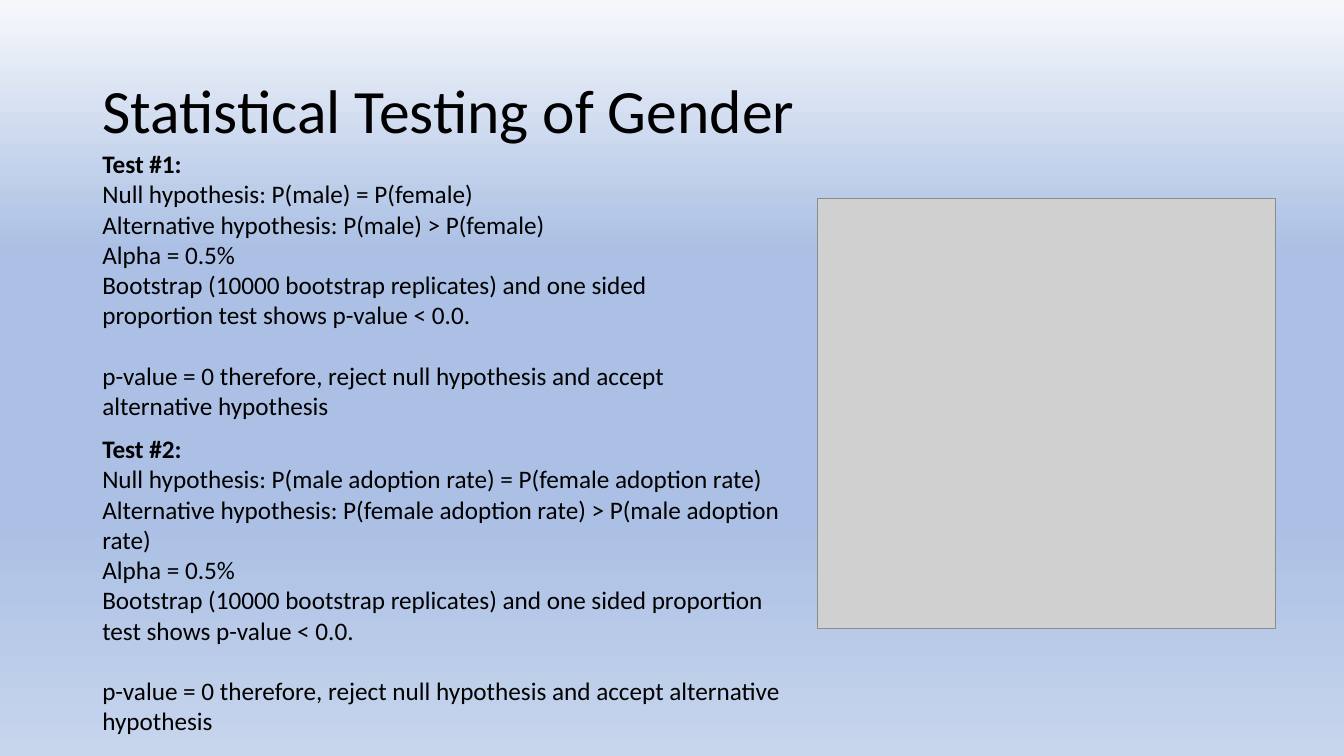
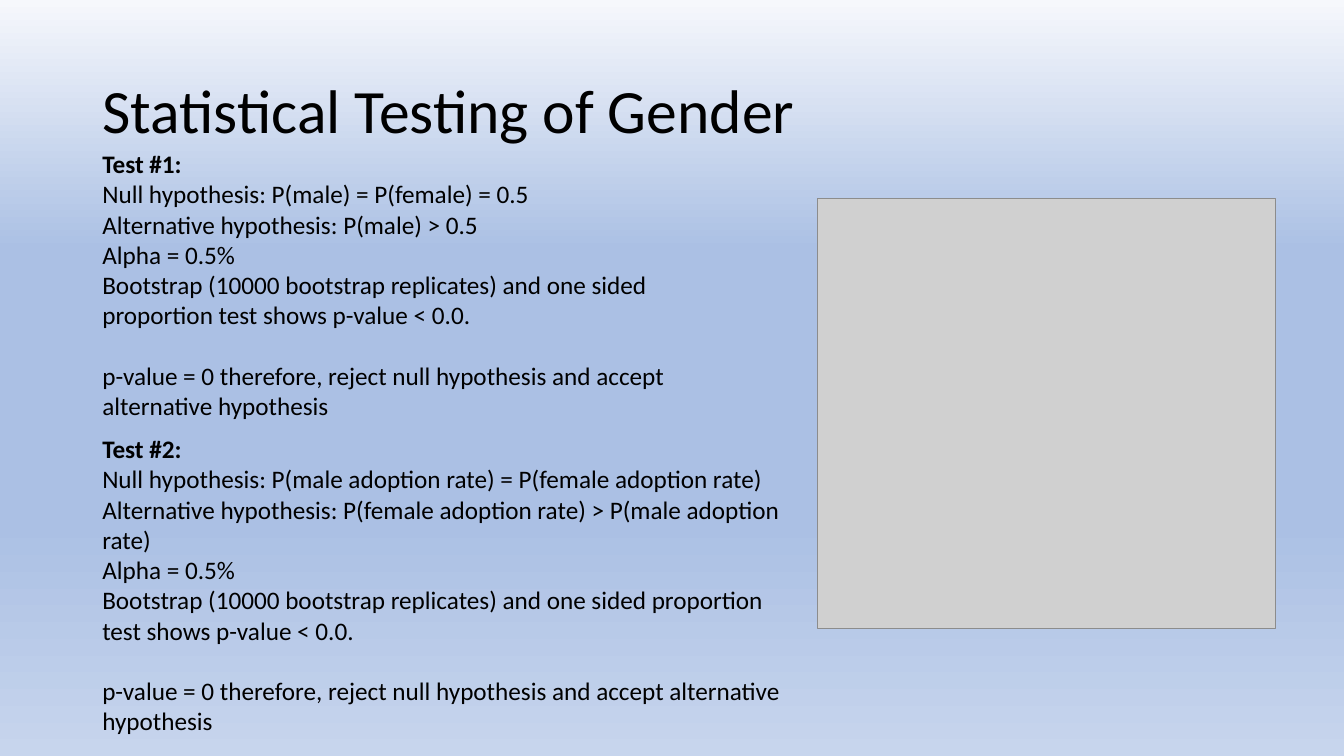
Before and after one commit to activerabbit/Springboard, a slide deck: slide 10 of Project/Presentation.pptx (slide 11 before the commit). Drawn at 1344x756 pixels with LibreOffice and Linux fonts; fonts in the diff are those of the drawing; grey boxes stand for pictures. Boxes give left, top, right and bottom in pixels: in the first picture for what was removed or moved away, otherwise in the second. Text is boxed around its words. In the diff, an @@ line names an element or a change of style, - is before the commit and + after.

```diff
--- a/Project/Presentation.pptx
+++ b/Project/Presentation.pptx
@@ text at <box>102,184,529,238</box>: text changed @@
-Null hypothesis: P(male) = P(female)
-Alternative hypothesis: P(male) > P(female)
+Null hypothesis: P(male) = P(female) = 0.5
+Alternative hypothesis: P(male) > 0.5
```
Also in this commit, not shown: 1 other slide changed, 1 slide removed.
